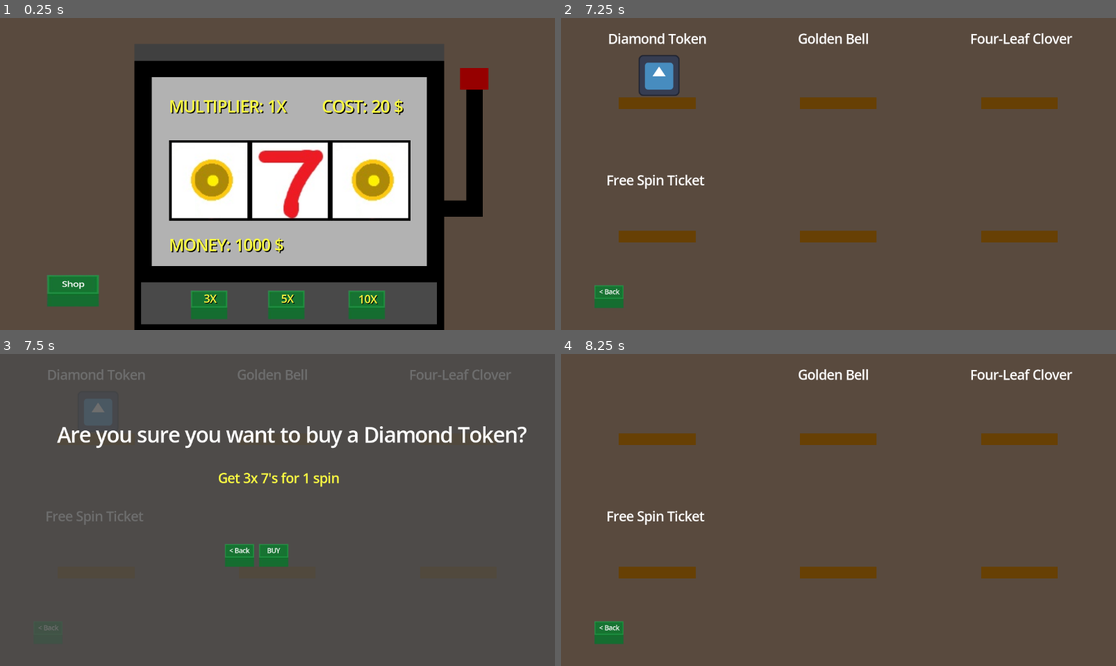
Above: before the commit, frames 1-4 (two rows, left to right).
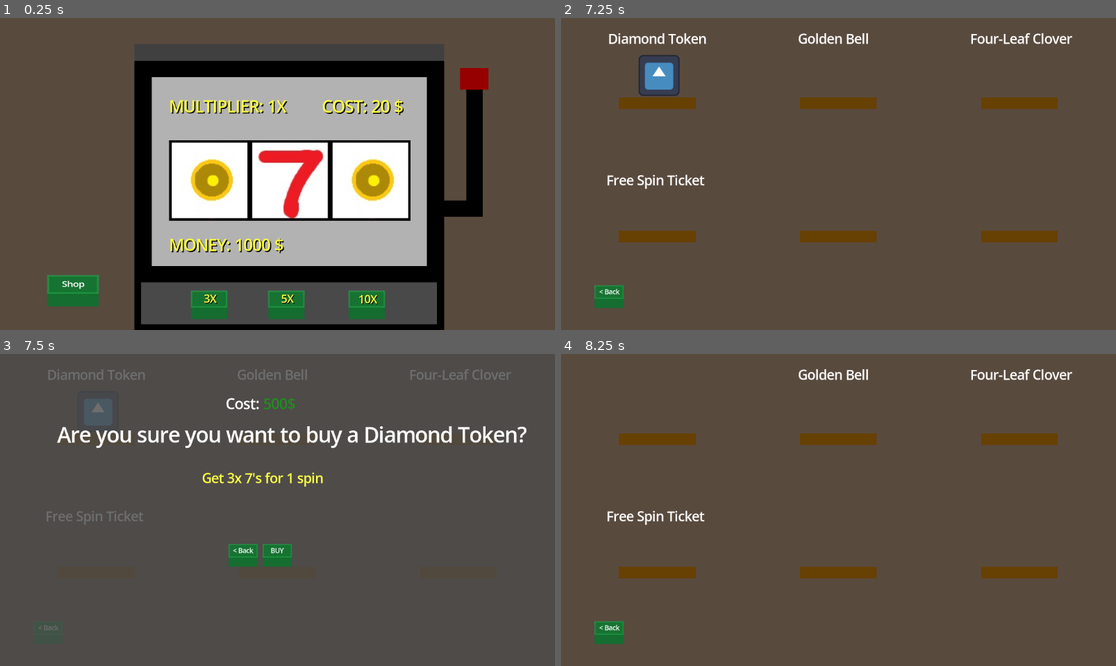
Above: after the commit, the same moments.

Repository: NZivulovic/SlotMachine-Game
Game: Godot game, scene res://Scenes/main.tscn
Two runs of this game, one before a commit and one after it. Both use one fixed random seed, a clock stepped at 60 frames per second and the inputs below. The engine's default icon, where the game draws it, is replaced by a stand-in: a white triangle on a blue panel in a dark square.
Inputs (mouse positions are in pixels of both pictures, inside the frame that each line leads up to):
- Up to frame 1 (0.25 s): no input
- Up to frame 2 (7.25 s): click "Shop" at 0.5 s; click "< Back" at 1.25 s; click "3X" at 2 s; click "3X" at 2.75 s; click "5X" at 3.5 s; click "5X" at 4.25 s; click "10X" at 5 s; click "10X" at 5.75 s; click "Shop" at 6.5 s
- Up to frame 3 (7.5 s): tap Enter at 7.25 s; move the mouse to (99, 410) at 7.27 s; click (99, 410) at 7.42 s
- Up to frame 4 (8.25 s): click "BUY" at 8 s

Frames 1-2 are identical in both runs. In frame 3, 1.0% of the frame differs, in the area x 36-62%, y 14-69%; in frame 4, nothing differs.

Commit message:
Added Cost to Items + Money deduction

Diff:
--- a/Scenes/ItemShop.tscn
+++ b/Scenes/ItemShop.tscn
@@ -14,6 +14,10 @@
 [sub_resource type="LabelSettings" id="LabelSettings_fyjct"]
 font_size = 32
 font_color = Color(1, 1, 0.25882354, 1)
+
+[sub_resource type="LabelSettings" id="LabelSettings_a1qoc"]
+font_size = 50
+font_color = Color(0.827451, 0, 0, 1)
 
 [sub_resource type="LabelSettings" id="LabelSettings_ykgfi"]
 font_size = 32
@@ -45,18 +49,40 @@
 
 [node name="LabelDescription" type="Label" parent="BuyInterface"]
 layout_mode = 0
-offset_left = 318.0
+offset_left = 278.0
 offset_top = 287.0
-offset_right = 1068.0
+offset_right = 1028.0
 offset_bottom = 390.0
 label_settings = SubResource("LabelSettings_fyjct")
 horizontal_alignment = 1
 
+[node name="NoMoney" type="Label" parent="BuyInterface"]
+layout_mode = 0
+offset_left = 278.0
+offset_top = 257.0
+offset_right = 1028.0
+offset_bottom = 360.0
+text = "No Money!"
+label_settings = SubResource("LabelSettings_a1qoc")
+horizontal_alignment = 1
+
+[node name="Cost" type="RichTextLabel" parent="BuyInterface"]
+layout_mode = 0
+offset_left = 278.0
+offset_top = 73.0
+offset_right = 1028.0
+offset_bottom = 176.0
+theme_override_font_sizes/normal_font_size = 35
+bbcode_enabled = true
+text = "Cost: "
+horizontal_alignment = 1
+vertical_alignment = 1
+
 [node name="BuyButton" type="TextureButton" parent="BuyInterface"]
 layout_mode = 0
-offset_left = 644.0
+offset_left = 653.0
 offset_top = 473.0
-offset_right = 716.0
+offset_right = 725.0
 offset_bottom = 526.0
 texture_normal = ExtResource("1_j448o")
 texture_pressed = ExtResource("2_862br")
@@ -104,9 +130,9 @@
 anchor_top = 0.5
 anchor_right = 0.5
 anchor_bottom = 0.5
-offset_left = -132.0
+offset_left = -123.0
 offset_top = 84.0
-offset_right = -58.0
+offset_right = -49.0
 offset_bottom = 139.0
 grow_horizontal = 2
 grow_vertical = 2
--- a/Scripts/Global.gd
+++ b/Scripts/Global.gd
@@ -1,4 +1,6 @@
 extends Node
+
+var money_from_slot = 0
 
 var start_money = 1000
 
--- a/Scripts/buttons/LabelBackMenuItemShop.gd
+++ b/Scripts/buttons/LabelBackMenuItemShop.gd
@@ -6,3 +6,4 @@
 	$".".position.y += 6
 	await get_tree().create_timer(0.025).timeout
 	get_tree().change_scene_to_file("res://Scenes/main.tscn")
+	print(Global.current_money)
--- a/Scripts/buy_interface.gd
+++ b/Scripts/buy_interface.gd
@@ -3,21 +3,37 @@
 
 # Called when the node enters the scene tree for the first time.
 func _ready():
-	pass # Replace with function body.
+	$NoMoney.visible = false
 
 
 # Called every frame. 'delta' is the elapsed time since the previous frame.
-func _process(delta):
+func _process(_delta):
 	pass
 
 
 func _on_buy_button_pressed():
-	if Global.diamond_token_selected == 1:
+	if Global.diamond_token_selected == 1 and Global.current_money >= Global.diamond_token_cost:
 		Global.has_diamond_token = 1
 		Global.diamond_token_selected = 0
+		Global.current_money -= Global.diamond_token_cost
 		$"../Items/DiamondToken".queue_free()
 		$"../ItemNameLabels/Label".queue_free()
 		$BuyButton/Label.position.y += 6
-	await get_tree().create_timer(0.025).timeout
-	$".".visible = false
-	$"../BackButtonBuyMenu".visible = false
+		# Completion
+		await get_tree().create_timer(0.05).timeout
+		$".".visible = false
+		$"../BackButtonBuyMenu".visible = false
+
+	elif Global.diamond_token_selected == 1 and Global.current_money <= Global.diamond_token_cost:
+		$Label.visible = false
+		$LabelDescription.visible = false
+		$NoMoney.visible = true
+		$BuyButton/Label.position.y += 6
+		$BuyButton.disabled = true
+		print("You are broke!")
+		await get_tree().create_timer(0.05).timeout
+		$BuyButton/Label.position.y -= 6
+		$BuyButton.disabled = false
+	else:
+		$Label.visible = true
+		$LabelDescription.visible = true
--- a/Scripts/image_gen.gd
+++ b/Scripts/image_gen.gd
@@ -28,7 +28,7 @@
 
 
 func _ready():
-
+	Global.money_from_slot += spin_cost
 	%GameOverScreen.visible = false
 	$"../ButtonsMulti/TextureButton3".label.position.x += -6
 	$"../ButtonsMulti/TextureButton3".label.position.y += 1
@@ -178,8 +178,10 @@
 	%"Multiplier+Cost1".text = "MULTIPLIER: " + str(spin_cost_multiplier) + "X"
 	$"../ButtonsMulti/TextureButton3".label.position.x += -6
 
+var spin_rest_money = Global.money_from_slot + Global.current_money
 
 func _on_menu_button_1_pressed():
 	$"../MenuButtons/MenuButton1/BasicLabel".set_position(Vector2(5.085, 10))
+	Global.current_money = current_money
 	await get_tree().create_timer(0.025).timeout
 	get_tree().change_scene_to_file("res://Scenes/ItemShop.tscn")
--- a/Scripts/item_shop.gd
+++ b/Scripts/item_shop.gd
@@ -17,7 +17,6 @@
 
 
 
-
 func _on_diamond_token_input_event(_viewport: Viewport, event: InputEvent, _shape_idx: int):
 	if event is InputEventMouseButton:
 		if event.button_index == MOUSE_BUTTON_LEFT and event.pressed:
@@ -26,6 +25,7 @@
 			$BuyInterface.get_child(0).text += " Diamond Token?"
 			$BuyInterface/LabelDescription.text += "Get 3x 7's for 1 spin"
 			Global.diamond_token_selected = 1
-			#Global.has_diamond_token = 1
-			#$Items/DiamondToken.queue_free()
-			#$ItemNameLabels/Label.queue_free()
+			$BuyInterface/Cost.text = "Cost:" + " [color=FOREST_GREEN]" + str(Global.diamond_token_cost)  + "$" + " [/color]"
+			print(str(Global.current_money))
+			print(Global.spin_cost)
+			print(Global.spin_cost_multiplier)
Not shown: 1 places in Scenes/ItemShop.tscn that only renumber resources
